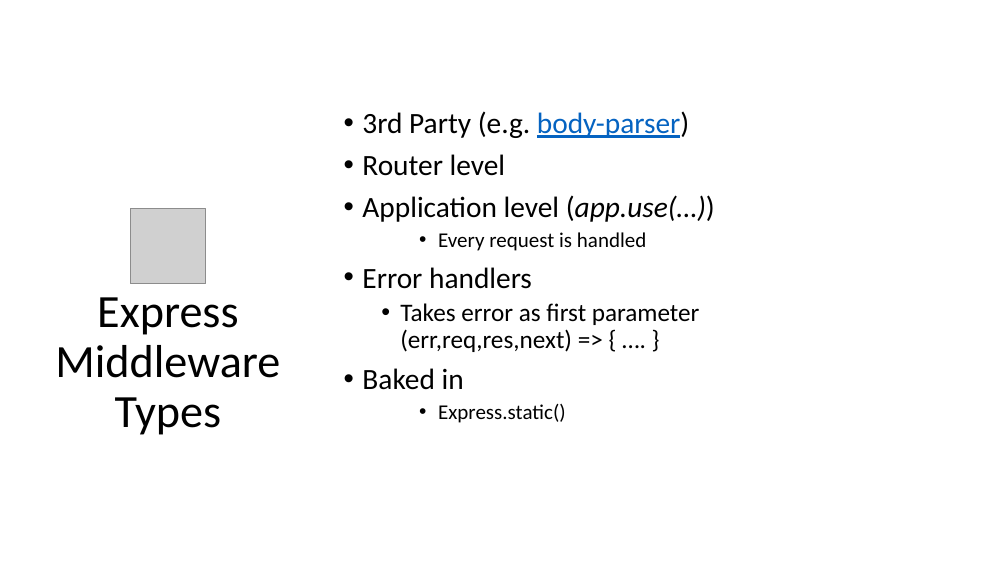
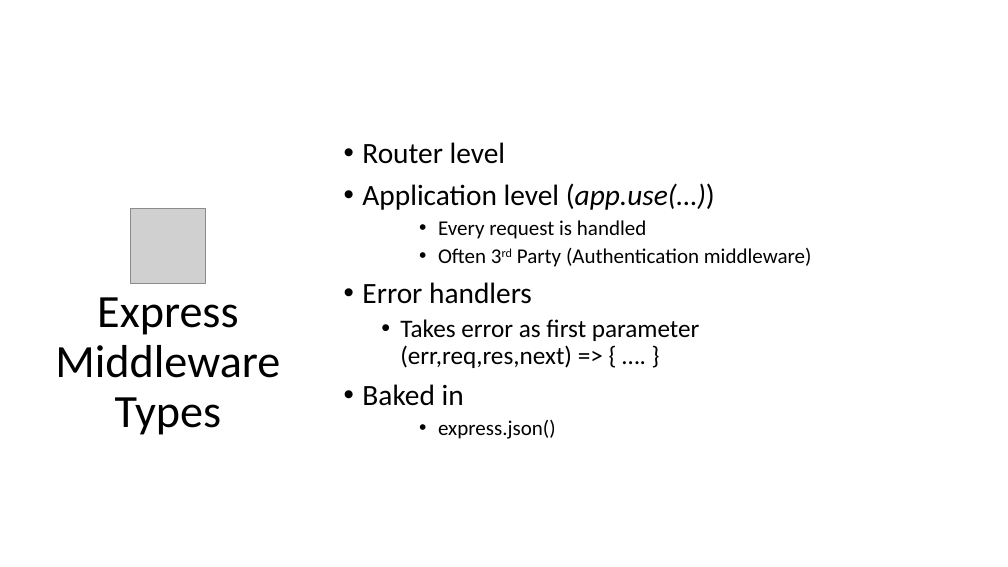
Before and after one commit to diarmuidoconnor/wad2, a slide deck: slide 6 of topic08/talk-1/express apis.pptx. Drawn at 1008x567 pixels with LibreOffice and Linux fonts; fonts in the diff are those of the drawing; grey boxes stand for pictures. Boxes give left, top, right and bottom in pixels: in the first picture for what was removed or moved away, otherwise in the second. Text is boxed around its words. In the diff, an @@ line names an element or a change of style, - is before the commit and + after.

```diff
--- a/topic08/talk-1/express apis.pptx
+++ b/topic08/talk-1/express apis.pptx
@@ text at (x1=362, y1=111, x2=689, y2=138): paragraph removed @@
-• 3rd Party (e.g. body-parser)
@@ text at (x1=438, y1=248, x2=812, y2=267): paragraph added @@
+    • Often 3rd Party (Authentication middleware)
@@ text at (x1=438, y1=420, x2=556, y2=439): text changed @@
-    • Express.static()
+    • express.json()
```
Also in this commit, not shown: 1 other slide changed, 4 other files.
